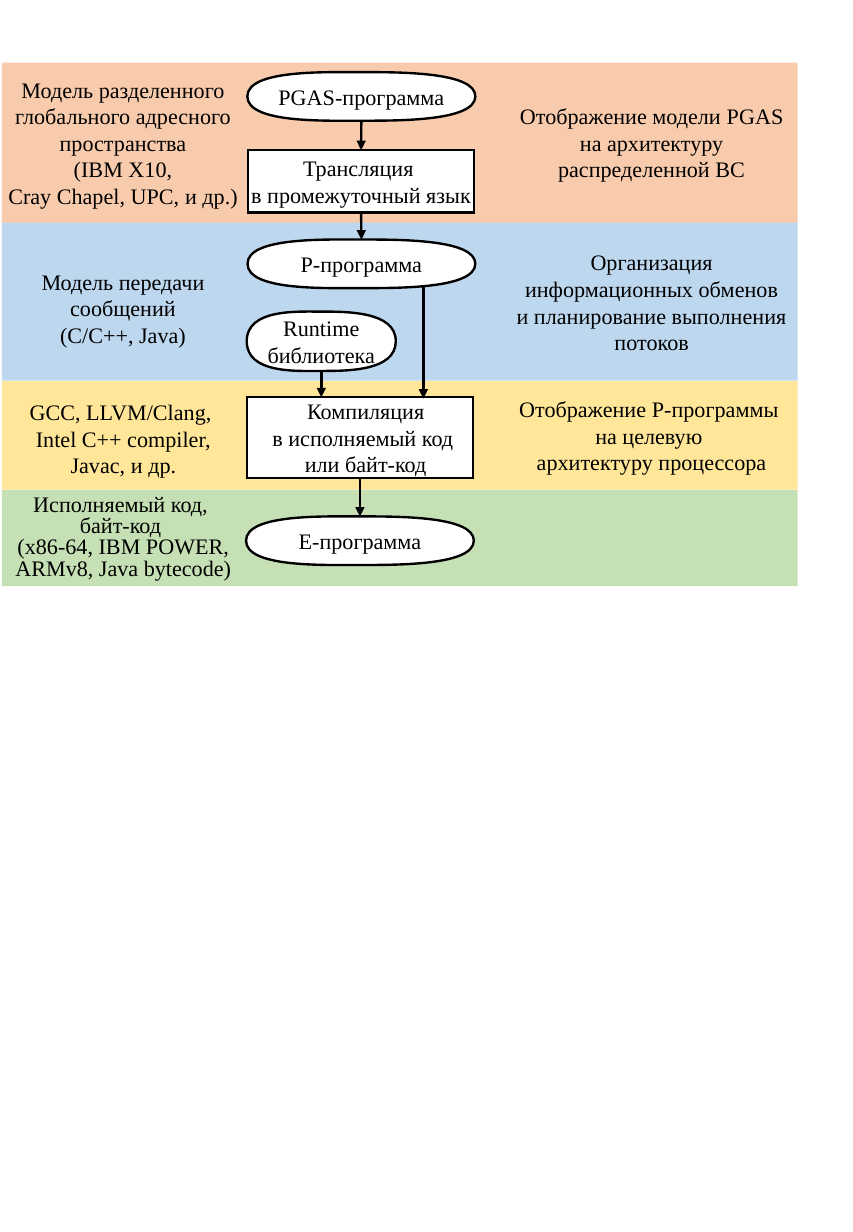
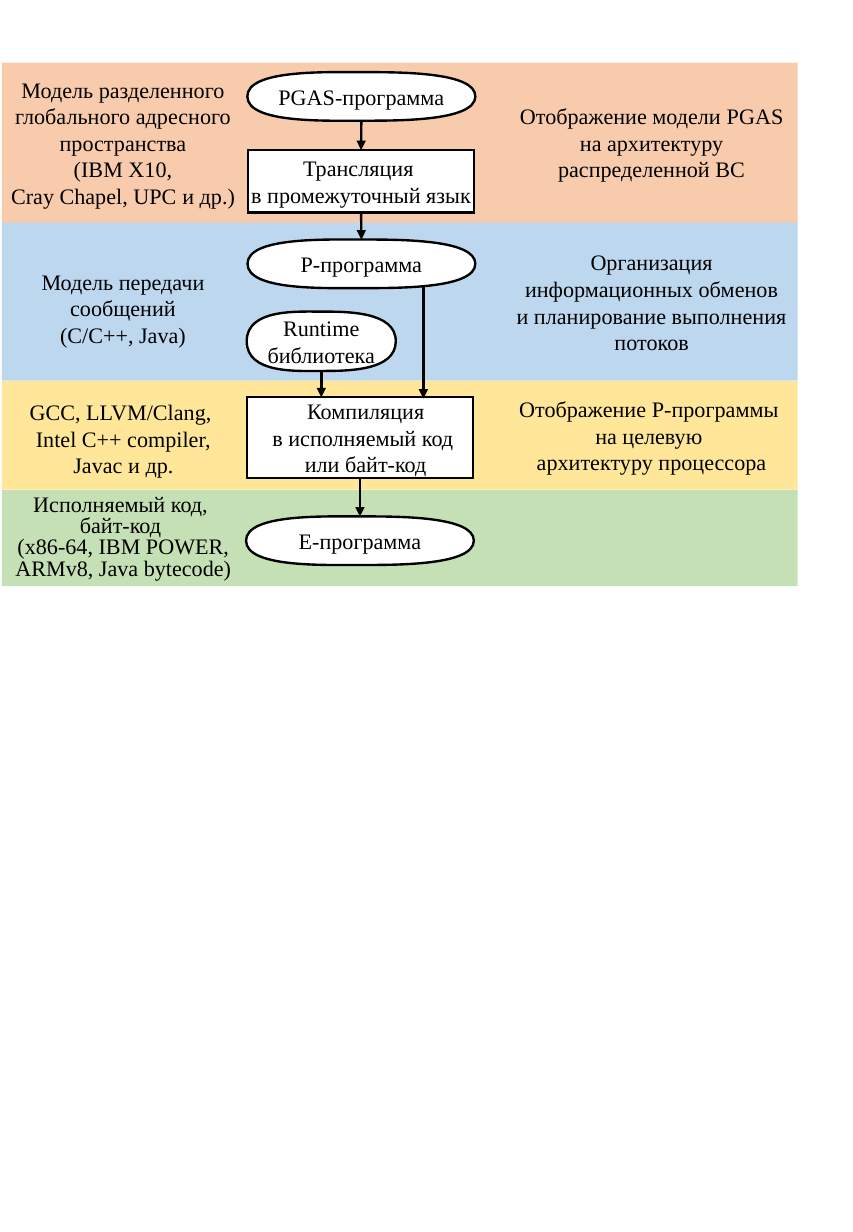
Before and after one commit to Ikulagin/Russian-Phd-LaTeX-Dissertation-Template, a slide deck: slide 6 of images_src/pics.pptx. Drawn at 853x1232 pixels with LibreOffice and Linux fonts; fonts in the diff are those of the drawing. Boxes give left, top, right and bottom in pixels: in the first picture for what was removed or moved away, otherwise in the second. Text is boxed around its words. In the diff, an @@ line names an element or a change of style, - is before the commit and + after.

```diff
--- a/images_src/pics.pptx
+++ b/images_src/pics.pptx
@@ text at [11, 83, 235, 209]: text changed @@
-Модель разделенного глобального адресного пространства
-(IBM X10,
-Cray Chapel, UPC, и др.)
+Модель разделенного глобального адресного пространства
+(IBM X10,
+Cray Chapel, UPC и др.)
@@ text at [30, 404, 211, 478]: text changed @@
-GCC, LLVM/Clang,
-Intel C++ compiler,
-Javac, и др.
+GCC, LLVM/Clang,
+Intel C++ compiler,
+Javac и др.
```
Also in this commit, not shown: 3 other slides changed, 38 other files.
